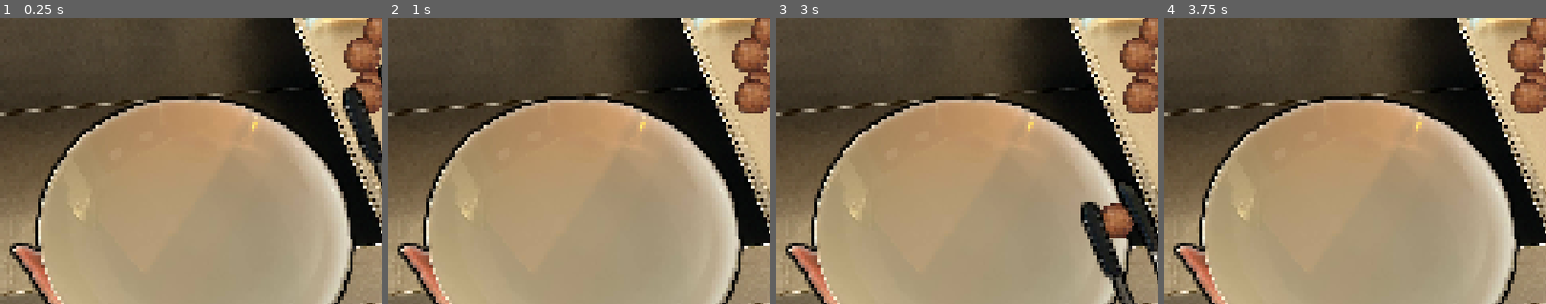
Above: before the commit, frames 1-4 (left to right).
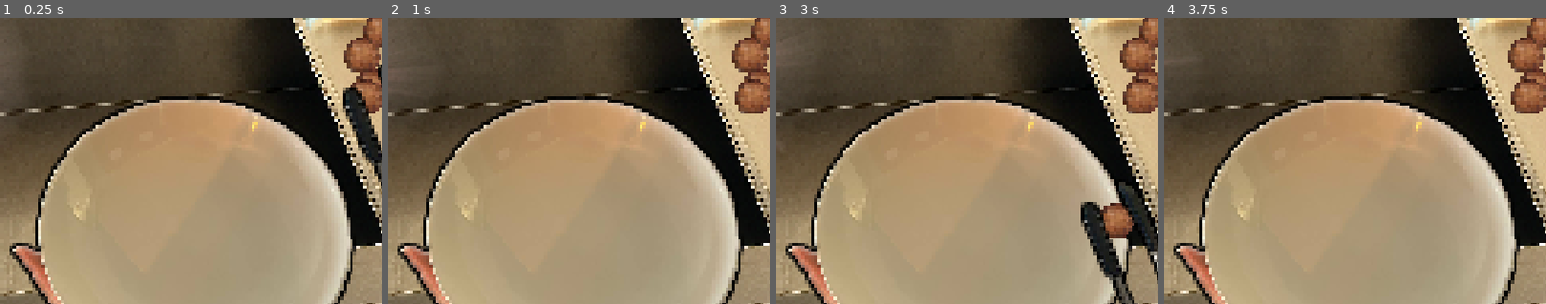
Above: after the commit, the same moments.

Repository: yotam-frid/spelkollektivet-minigame-jam
Game: Godot game, scene res://minigames/meatball_picker/meatball_picker.tscn
The game is run twice, just before and just after one commit, with the same random seed, the same clock (stepped at 60 frames per second) and the same inputs. This scene is started directly instead of the project's main scene.
Inputs (mouse positions are % of the whole screen's width and height, from its top left):
- Up to frame 1 (0.25 s): no input
- Up to frame 2 (1 s): tap Enter at 0.5 s; move the mouse to (72, 45) at 0.52 s; press the mouse at (72, 45) at 0.53 s
- Up to frame 3 (3 s): tap Space at 1.25, 2.75 s; move the mouse to (30, 55) at 1.27 s; release the mouse at (30, 55) at 1.28 s; right-click (30, 55) at 1.35 s; tap Enter at 2 s; move the mouse to (60, 28) at 2.02 s; press the mouse at (60, 28) at 2.03 s; move the mouse to (45, 70) at 2.77 s; release the mouse at (45, 70) at 2.78 s; right-click (45, 70) at 2.85 s
- Up to frame 4 (3.75 s): tap Enter at 3.5 s; move the mouse to (80, 65) at 3.52 s; press the mouse at (80, 65) at 3.53 s
The pictures show only the part of the screen within x 0-50%, y 34-84%; the shares and areas given below are measured in that part.

The runs differ from the first frame. In frame 1, 0.1% of the frame differs, in the area x 0-3%, y 15-33%; in frame 2, 0.4%, in the area x 0-6%, y 10-27%; in frame 3, 0.2%; in frame 4, less than 0.1%.

Commit message:
angry jordan

Diff:
--- a/minigames/meatball_picker/meatball_picker.tscn
+++ b/minigames/meatball_picker/meatball_picker.tscn
@@ -10,8 +10,10 @@
 [ext_resource type="AudioStream" uid="uid://bvucw3vgkc8pf" path="res://minigames/meatball_picker/click.wav" id="8_vc8d6"]
 [ext_resource type="AudioStream" uid="uid://4tp3qfpi3r1w" path="res://minigames/meatball_picker/blipSelect.wav" id="9_7tn0r"]
 [ext_resource type="AudioStream" uid="uid://cf4rwo7gtgmge" path="res://minigames/meatball_picker/lose.wav" id="10_1npu6"]
-[ext_resource type="Texture2D" uid="uid://2eycgkebfme6" path="res://minigames/code_keyboard_smash/note.png" id="10_7tn0r"]
 [ext_resource type="FontFile" uid="uid://bsueqpcviwyrx" path="res://assets/upheavtt.ttf" id="11_e5hvv"]
+[ext_resource type="AudioStream" uid="uid://bhhcwvakeigsx" path="res://minigames/meatball_picker/jordan_swearing.wav" id="11_xfwwi"]
+[ext_resource type="Texture2D" uid="uid://db1n3o5p1kf5k" path="res://minigames/meatball_picker/angry_jordan.png" id="12_xfwwi"]
+[ext_resource type="Texture2D" uid="uid://hsg1so2ksxlw" path="res://minigames/meatball_picker/angry_jordan_eye.png" id="13_ygutc"]
 
 [sub_resource type="GDScript" id="GDScript_el4pa"]
 script/source = "extends Node
@@ -33,6 +35,7 @@
 		hand.disabled = true
 		lose_animation_player.play(\"lose\")
 		$LoseSfx.play()
+		$JordanSwearing.play()
 		await get_tree().create_timer(2.0).timeout
 		CurrentGame.instance.finish()
 
@@ -121,6 +124,15 @@
 	sprite.position = Vector2(randf_range(-1.0, 1.0), randf_range(-1.0, 1.0)) * 4.0
 "
 
+[sub_resource type="GDScript" id="GDScript_ygutc"]
+script/source = "extends Sprite2D
+
+
+# Called every frame. 'delta' is the elapsed time since the previous frame.
+func _process(delta: float) -> void:
+	rotation += 3.0 * delta
+"
+
 [sub_resource type="LabelSettings" id="LabelSettings_1npu6"]
 font = ExtResource("11_e5hvv")
 font_size = 78
@@ -303,6 +315,9 @@
 [node name="LoseSfx" type="AudioStreamPlayer" parent="Control"]
 stream = ExtResource("10_1npu6")
 
+[node name="JordanSwearing" type="AudioStreamPlayer" parent="Control"]
+stream = ExtResource("11_xfwwi")
+
 [node name="LoseAnimationPlayer" type="AnimationPlayer" parent="."]
 libraries = {
 &"": SubResource("AnimationLibrary_1npu6")
@@ -313,15 +328,31 @@
 script = SubResource("GDScript_vc8d6")
 
 [node name="Sprite2D" type="Sprite2D" parent="LoseAnimationPlayer/LoseFace"]
-texture = ExtResource("10_7tn0r")
+scale = Vector2(0.5, 0.5)
+texture = ExtResource("12_xfwwi")
+
+[node name="AngryJordanEye2" type="Sprite2D" parent="LoseAnimationPlayer/LoseFace/Sprite2D"]
+position = Vector2(358, -48)
+rotation = 1.2081327
+scale = Vector2(2, 2)
+texture = ExtResource("13_ygutc")
+script = SubResource("GDScript_ygutc")
+
+[node name="AngryJordanEye" type="Sprite2D" parent="LoseAnimationPlayer/LoseFace/Sprite2D"]
+position = Vector2(150, -38)
+scale = Vector2(2, 2)
+texture = ExtResource("13_ygutc")
+script = SubResource("GDScript_ygutc")
 
 [node name="Label" type="Label" parent="LoseAnimationPlayer"]
 anchors_preset = -1
 offset_left = 1043.0
 offset_top = 278.0
 offset_right = 1616.0
-offset_bottom = 423.0
-text = "YOU MADE
+offset_bottom = 571.0
+text = "
+
+YOU MADE
  JORDAN ANGRY"
 label_settings = SubResource("LabelSettings_1npu6")
 
Binary file added: minigames/meatball_picker/angry_jordan.png
Not shown, added: minigames/meatball_picker/angry_jordan.png.import
Binary file added: minigames/meatball_picker/angry_jordan_eye.png
Not shown, added: minigames/meatball_picker/angry_jordan_eye.png.import
Not shown, added: minigames/meatball_picker/jordan_swearing.wav.import
Not shown: 1 places in minigames/meatball_picker/meatball_picker.tscn that only renumber resources
Not shown, added: minigames/meatball_picker/jordan_swearing.m4a
Not shown, added: minigames/meatball_picker/jordan_swearing.wav
